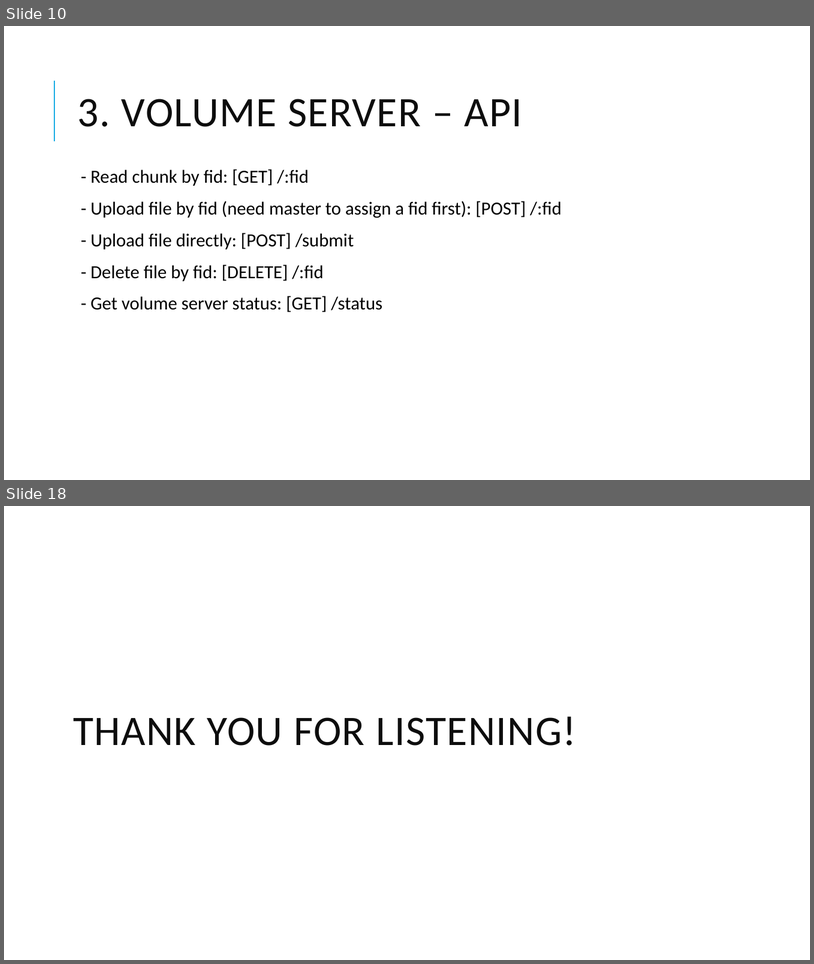
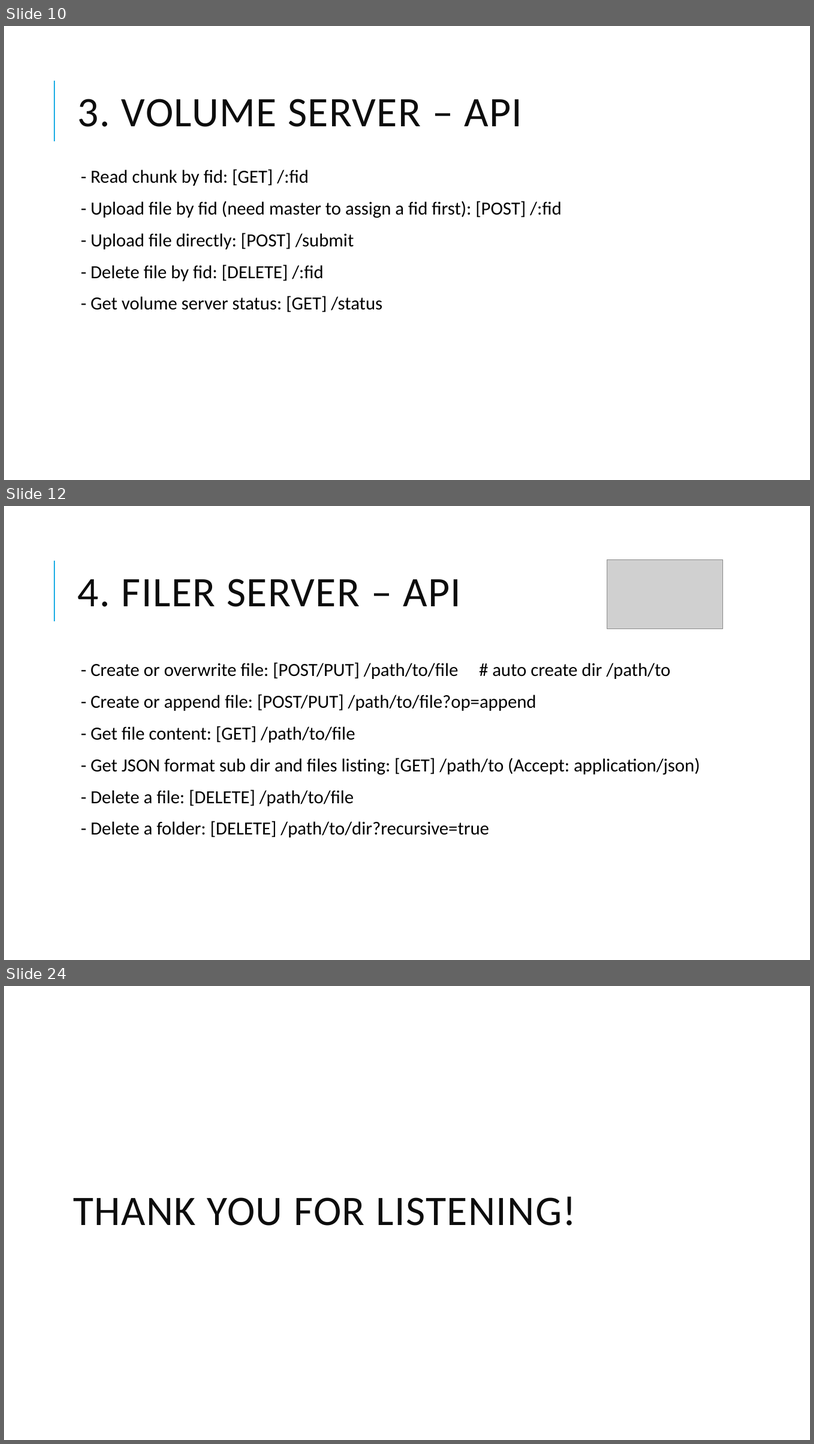
Before and after one commit to chi-org/seaweedfs-test, a slide deck: SeaweedFS_2.pptx. Shown one above the other, each under a label of ours: slides 10 and 18 before the commit, slides 10, 12 and 24 after it; the slides between them are not shown. The pictures are 814x964 and 814x1444 pixels, drawn with LibreOffice and Linux fonts; fonts in the diff are those of the drawing; grey boxes stand for pictures. Boxes give left, top, right and bottom in pixels: in the first picture for what was removed or moved away, otherwise in the second. Text is boxed around its words. In the diff, an @@ line names an element or a change of style, - is before the commit and + after.

```diff
--- a/SeaweedFS_2.pptx
+++ b/SeaweedFS_2.pptx
@@ slide 12 added at <box>4,506,810,960</box>, background #FFFFFF; not listed: 1 template element that a slide beside it also shows @@
@@ picture added at <box>607,560,723,629</box> @@
@@ title added at <box>78,579,461,607</box>, 50 pt, text #0D0D0D @@
+4. FILER SERVER – API
@@ text added at <box>90,662,701,837</box>, 22 pt, text #000000 @@
+  - Create or overwrite file: [POST/PUT] /path/to/file # auto create dir /path/to
+  - Create or append file: [POST/PUT] /path/to/file?op=append
+  - Get file content: [GET] /path/to/file
+  - Get JSON format sub dir and files listing: [GET] /path/to (Accept: application/json)
+  - Delete a file: [DELETE] /path/to/file
+  - Delete a folder: [DELETE] /path/to/dir?recursive=true
@@ what was slide 18 is now slide 24 @@
```
Also in this commit, not shown: 6 slides changed, 8 other slides added, 3 slides removed, 1 other file.
